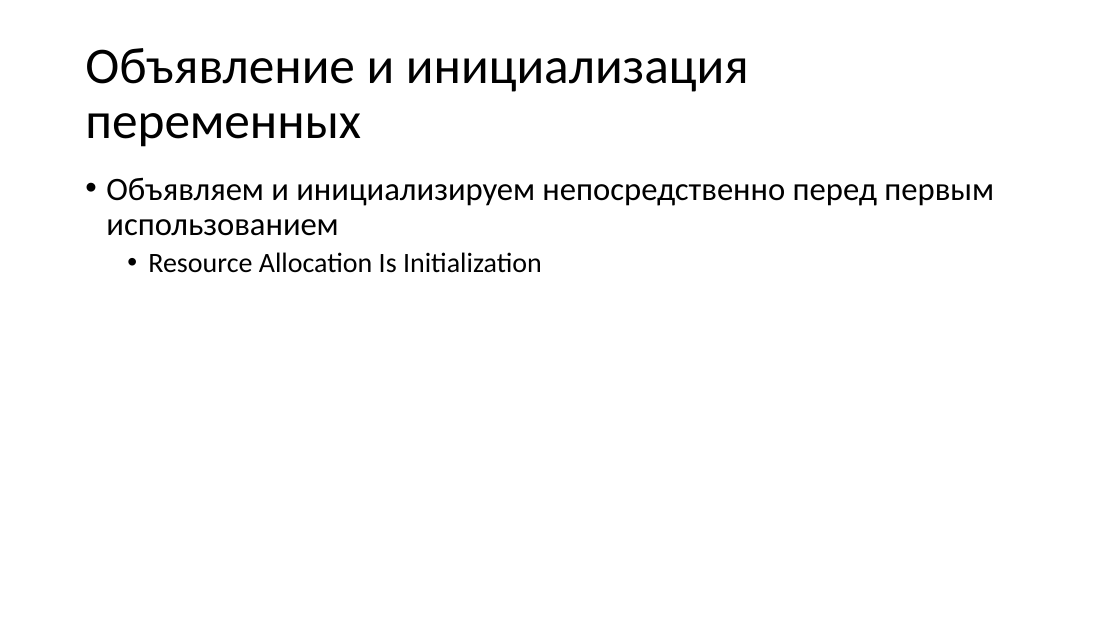
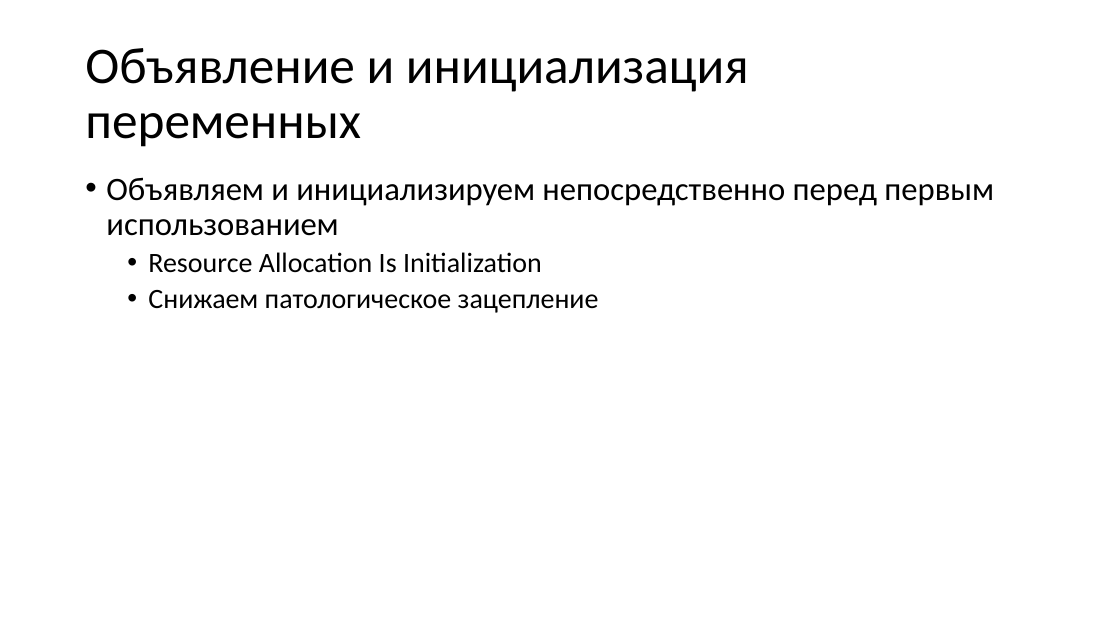
Before and after one commit to Evgueni-Petrov-aka-espetrov/Algorithms-and-Programming-in-C-pptx, a slide deck: slide 61 of 26 Совершенный код.pptx (slide 59 before the commit). Drawn at 1120x630 pixels with LibreOffice and Linux fonts; fonts in the diff are those of the drawing. Boxes give left, top, right and bottom in pixels: in the first picture for what was removed or moved away, otherwise in the second. Text is boxed around its words. In the diff, an @@ line names an element or a change of style, - is before the commit and + after.

```diff
--- a/26 Совершенный код.pptx
+++ b/26 Совершенный код.pptx
@@ text at [148,290,599,313]: paragraph added @@
+  • Снижаем патологическое зацепление
```
Also in this commit, not shown: 3 other slides changed, 2 slides added.
